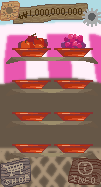
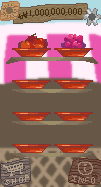
Layers edited between the first and the second 101px x 187px image:
painted on "option" over [82, 8, 101, 27]
